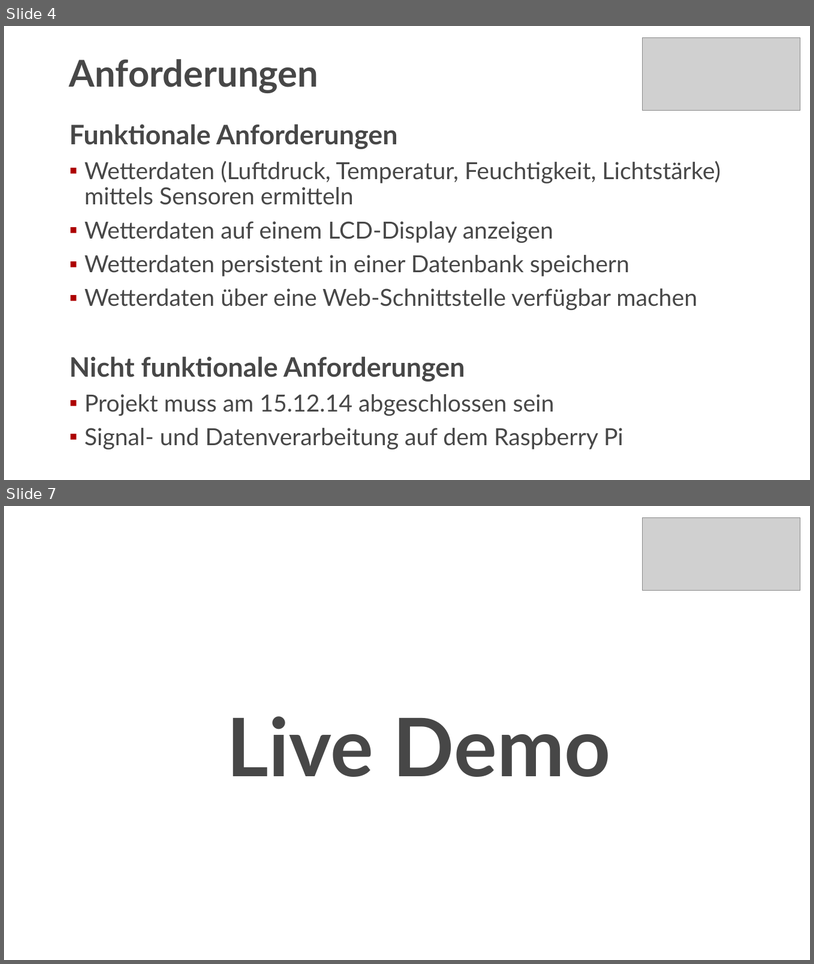
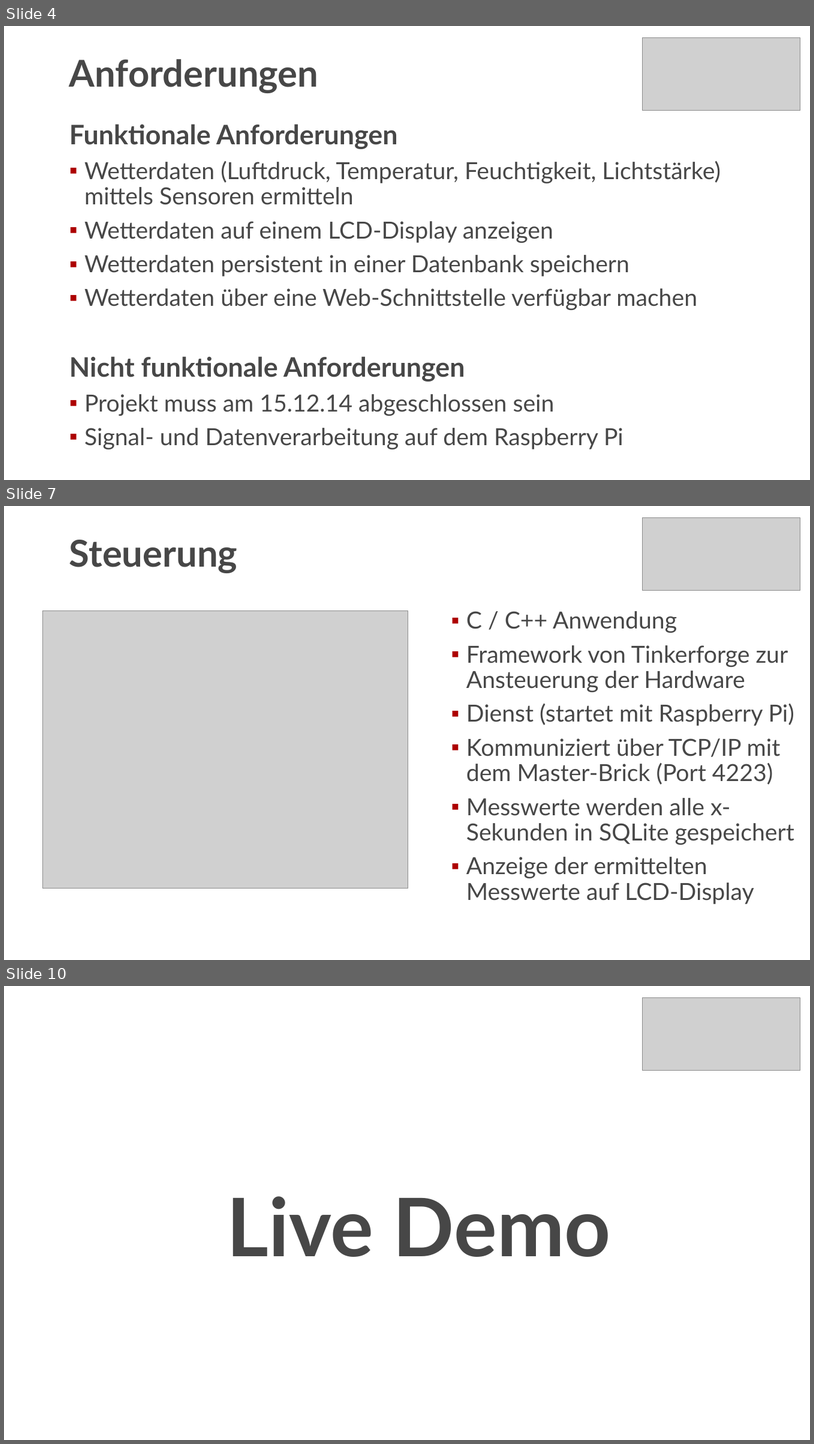
Before and after one commit to FFHS-ES-HH/ras-weather, a slide deck: docs/Präsentation-Wetterstation.pptx. Shown one above the other, each under a label of ours: slides 4 and 7 before the commit, slides 4, 7 and 10 after it; the slides between them are not shown. The pictures are 814x964 and 814x1444 pixels, drawn with LibreOffice and Linux fonts; fonts in the diff are those of the drawing; grey boxes stand for pictures. Boxes give left, top, right and bottom in pixels: in the first picture for what was removed or moved away, otherwise in the second. Text is boxed around its words. In the diff, an @@ line names an element or a change of style, - is before the commit and + after.

```diff
--- a/docs/Präsentation-Wetterstation.pptx
+++ b/docs/Präsentation-Wetterstation.pptx
@@ slide 7 added at bbox=[4, 506, 810, 960], background #FFFFFF @@
@@ picture added at bbox=[643, 518, 800, 591] @@
@@ title added at bbox=[69, 540, 238, 573], 44 pt, text #474747, bold @@
+Steuerung
@@ picture added at bbox=[43, 610, 408, 888] @@
@@ text added at bbox=[467, 611, 795, 904], 28 pt, text #474747 @@
+▪ C / C++ Anwendung
+▪ Framework von Tinkerforge zur Ansteuerung der Hardware
+▪ Dienst (startet mit Raspberry Pi)
+▪ Kommuniziert über TCP/IP mit dem Master-Brick (Port 4223)
+▪ Messwerte werden alle x-Sekunden in SQLite gespeichert
+▪ Anzeige der ermittelten Messwerte auf LCD-Display
@@ what was slide 7 is now slide 10 @@
```
Also in this commit, not shown: 2 slides changed, 3 other slides added, 1 slide removed, 1 other file.
